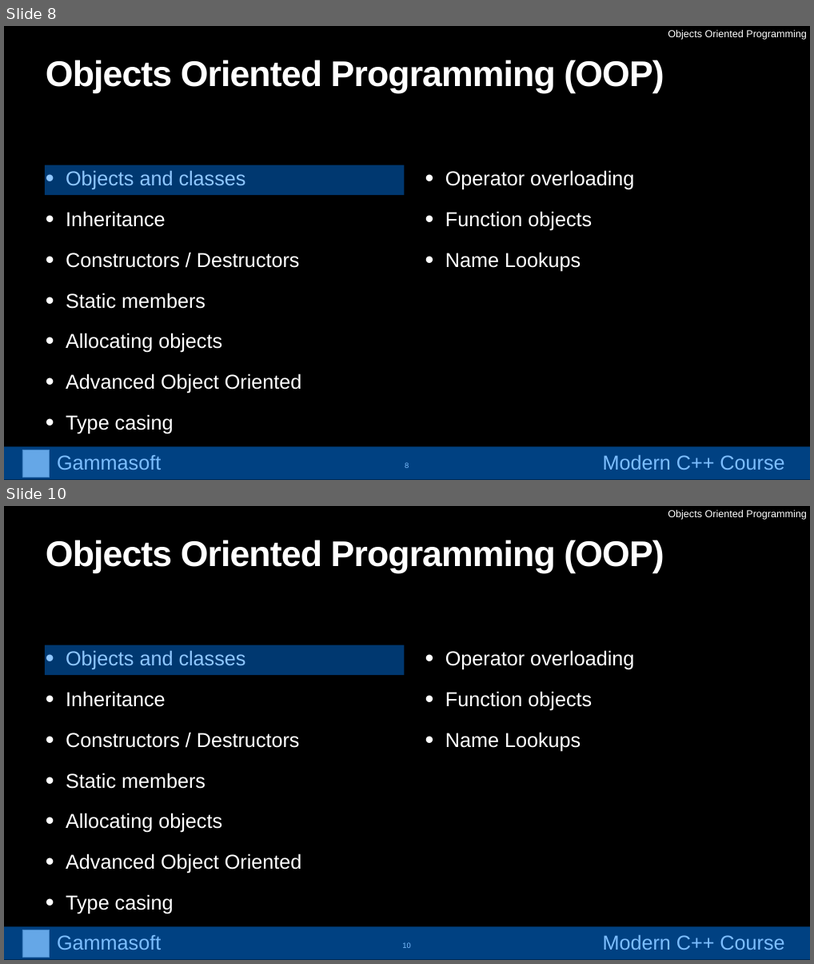
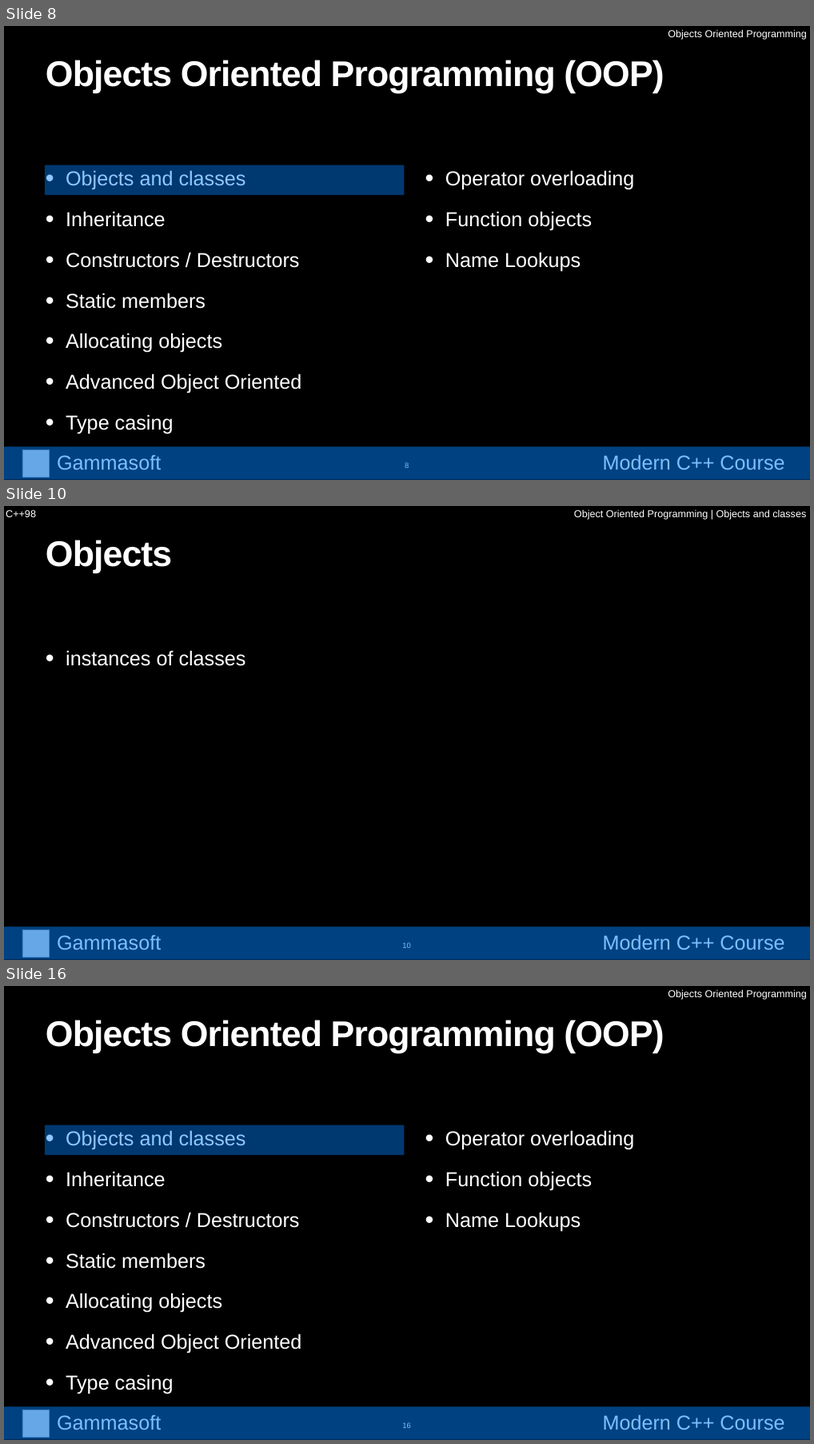
Before and after one commit to gammasoft71/cpp_modern_course, a slide deck: course/powerpoints/object_oriented_programming.pptx. Shown one above the other, each under a label of ours: slides 8 and 10 before the commit, slides 8, 10 and 16 after it; the slides between them are not shown. The pictures are 814x964 and 814x1444 pixels, drawn with LibreOffice and Linux fonts; fonts in the diff are those of the drawing; grey boxes stand for pictures. Boxes give left, top, right and bottom in pixels: in the first picture for what was removed or moved away, otherwise in the second. Text is boxed around its words. In the diff, an @@ line names an element or a change of style, - is before the commit and + after.

```diff
--- a/course/powerpoints/object_oriented_programming.pptx
+++ b/course/powerpoints/object_oriented_programming.pptx
@@ slide 10 added at <box>4,506,810,960</box>, background #000000 @@
@@ text added at <box>6,510,36,517</box>, 24 pt, text #FFFFFF @@
+C++98
@@ text added at <box>574,510,806,520</box>, 24 pt, text #FFFFFF @@
+Object Oriented Programming | Objects and classes
@@ title added at <box>46,540,172,573</box>, 85 pt, text #FFFFFF, bold @@
+Objects
@@ text added at <box>66,650,246,666</box>, 48 pt, text #FFFFFF @@
+• instances of classes
@@ group added at <box>4,926,810,960</box>: 2 texts, 1 picture, 1 rectangle @@
+Gammasoft
+Modern C++ Course
@@ page number added at <box>402,942,411,948</box>, 18 pt, text #FFFFFF @@
+10
@@ what was slide 10 is now slide 16 @@
```
Also in this commit, not shown: 1 slide changed, 5 other slides added.
